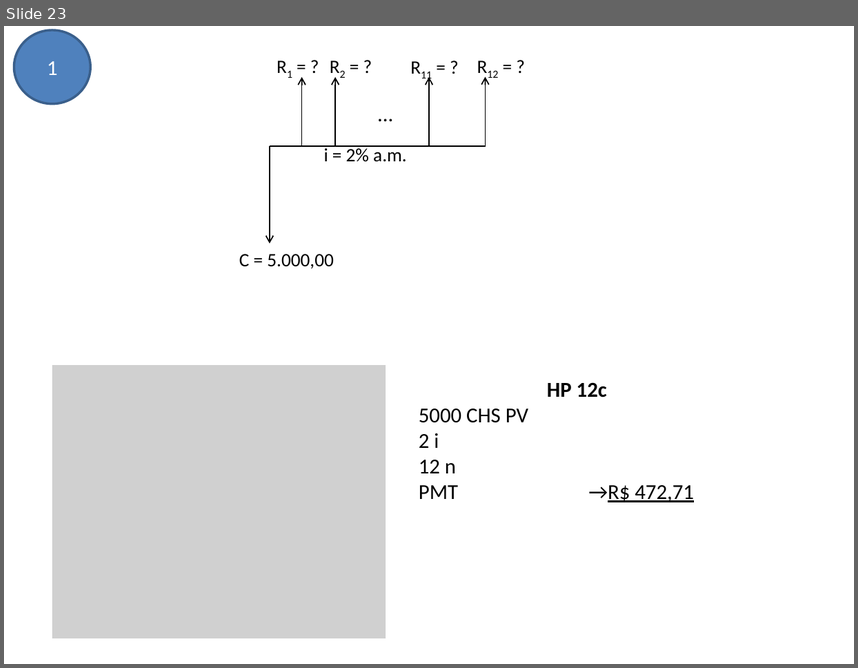
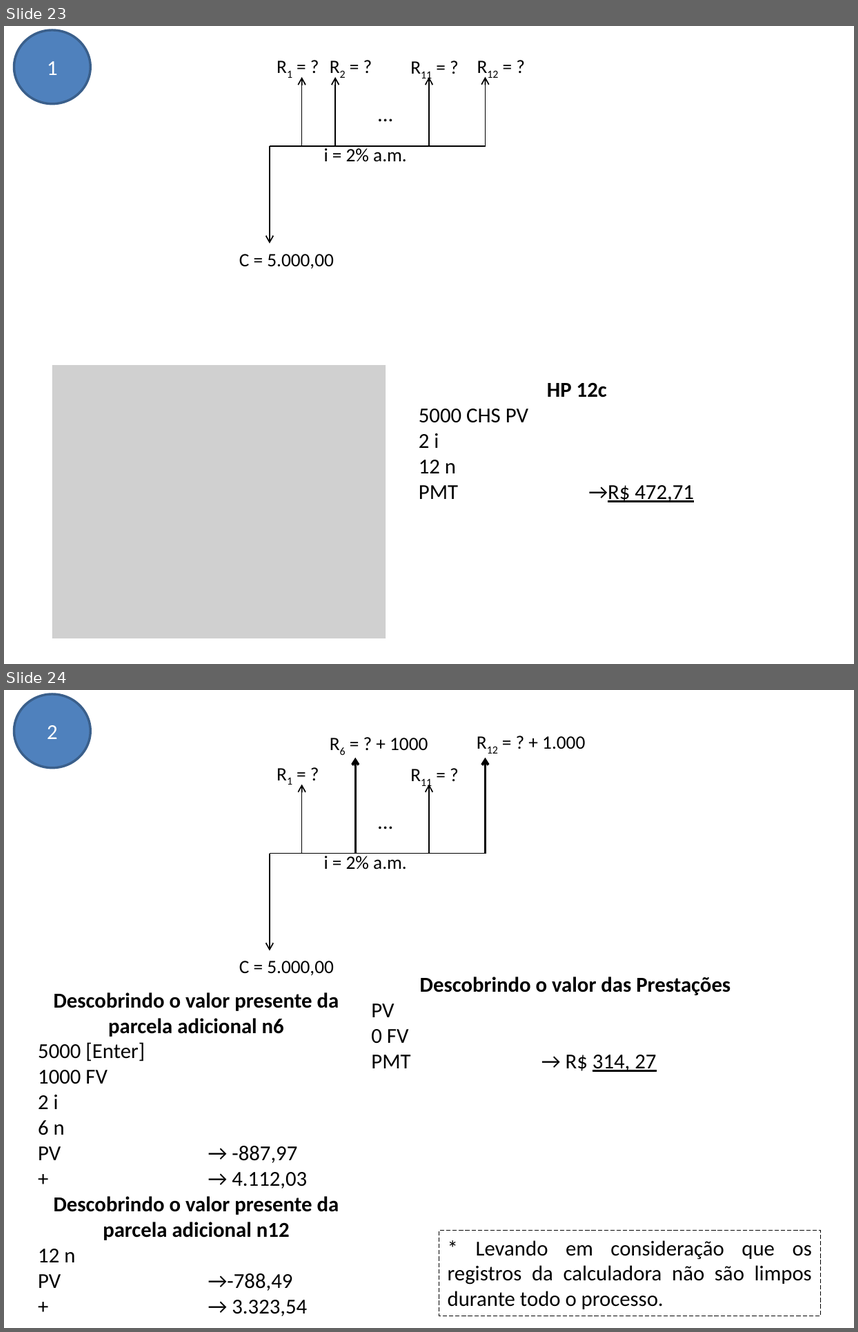
Before and after one commit to avelinoferreiragf/avelino, a slide deck: Gestao Estrategica TI/06 - Análise de Viabilidade de Projetos/Exercícios.pptx. Shown one above the other, each under a label of ours: slide 23 before the commit, slides 23 and 24 after it. The pictures are 858x668 and 858x1332 pixels, drawn with LibreOffice and Linux fonts; fonts in the diff are those of the drawing; grey boxes stand for pictures. Boxes give left, top, right and bottom in pixels: in the first picture for what was removed or moved away, otherwise in the second. Text is boxed around its words. In the diff, an @@ line names an element or a change of style, - is before the commit and + after.

```diff
--- a/Gestao Estrategica TI/06 - Análise de Viabilidade de Projetos/Exercícios.pptx
+++ b/Gestao Estrategica TI/06 - Análise de Viabilidade de Projetos/Exercícios.pptx
@@ slide 24 added at (4,690,854,1328), background #FFFFFF @@
@@ ellipse added at (14,694,91,768), fill #4F81BD, outline #3A5F8C 2 pt, 18 pt, text #FFFFFF @@
+2
@@ group added at (239,736,585,976): 7 texts, 5 arrows, 1 line @@
+C = 5.000,00
+i = 2% a.m.
+R12 = ? + 1.000
+R1 = ?
+R6 = ? + 1000
+R11 = ?
+...
@@ text added at (420,976,731,1072), 18 pt, text #000000, bold @@
+Descobrindo o valor das Prestações
+PV
+0 FV
+PMT → R$ 314, 27
@@ text added at (38,992,339,1316), 18 pt, text #000000, bold @@
+Descobrindo o valor presente da parcela adicional n6
+5000 [Enter]
+1000 FV
+2 i
+6 n
+PV → -887,97
++ → 4.112,03
+Descobrindo o valor presente da parcela adicional n12
+12 n
+PV →-788,49
++ → 3.323,54
@@ rectangle added at (439,1230,821,1316), outline #000000 0.75 pt dashed, 18 pt, text #000000 @@
+* Levando em consideração que os registros da calculadora não são limpos durante todo o processo.
```
Also in this commit, not shown: 13 other slides added.
